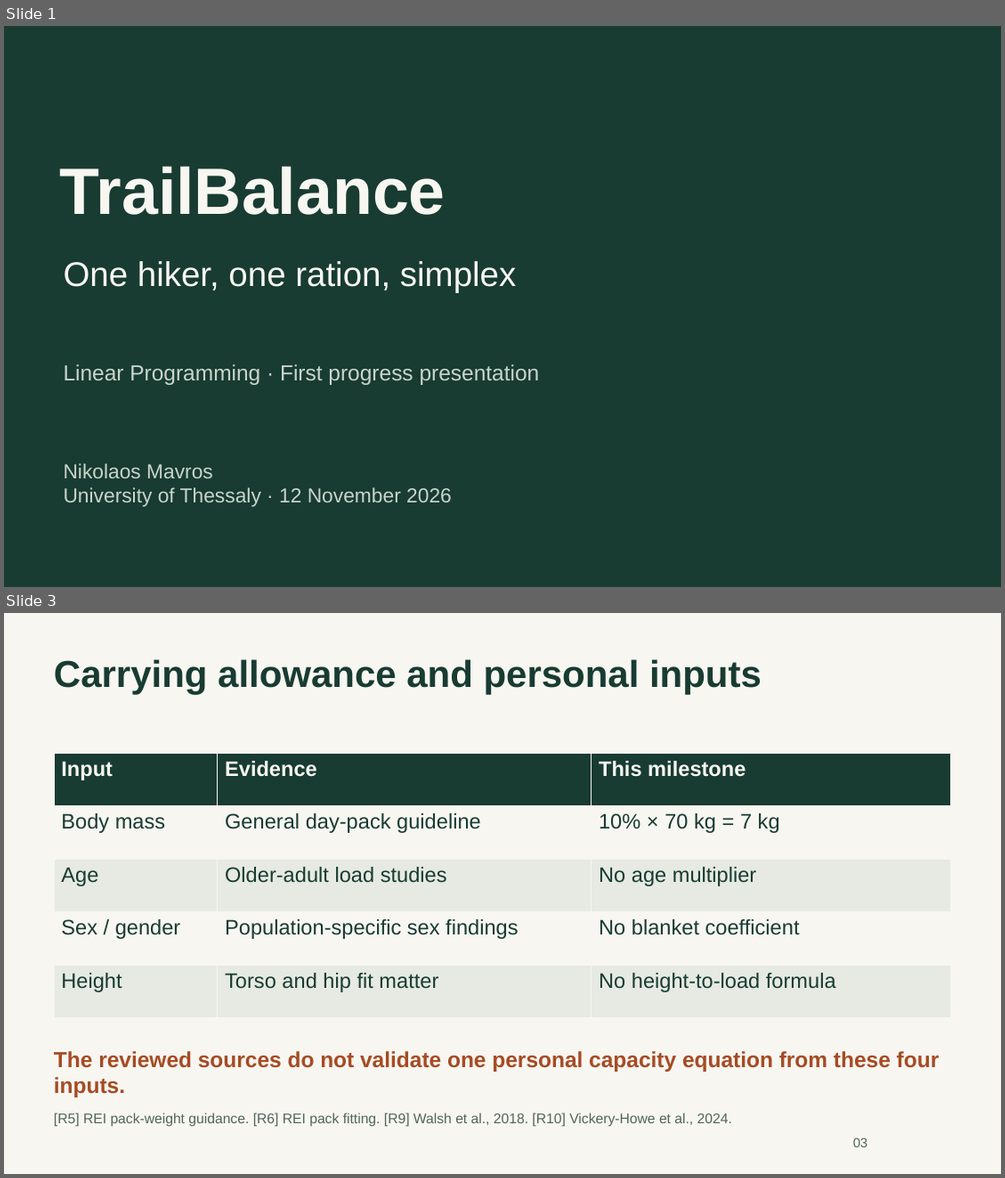
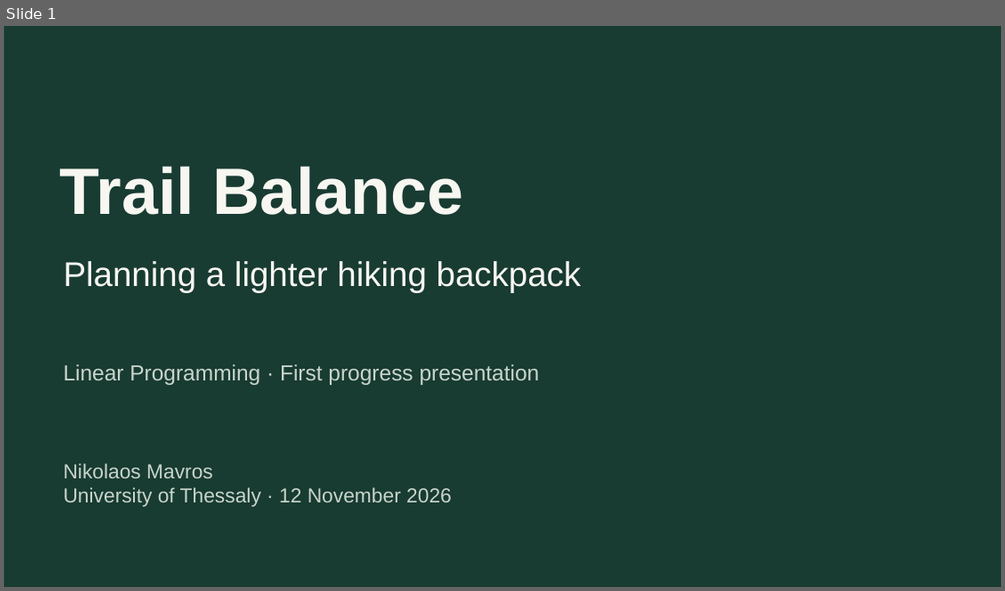
Before and after one commit to mavroul1s/TrailBalance, a slide deck: presentations/milestone-01/TrailBalance-Milestone-01.pptx. Shown one above the other, each under a label of ours: slides 1 and 3 before the commit, slide 1 after it; the slides between them are not shown. The pictures are 1005x1178 and 1005x591 pixels, drawn with LibreOffice and Linux fonts; fonts in the diff are those of the drawing. Boxes give left, top, right and bottom in pixels: in the first picture for what was removed or moved away, otherwise in the second. Text is boxed around its words. In the diff, an @@ line names an element or a change of style, - is before the commit and + after.

Commit message:
Focus Trail Balance presentation on the hiking problem and clarify notation

```diff
--- a/presentations/milestone-01/TrailBalance-Milestone-01.pptx
+++ b/presentations/milestone-01/TrailBalance-Milestone-01.pptx
@@ slide 3 removed at (x1=4, y1=613, x2=1001, y2=1174), background #F7F6F1 @@
@@ text removed at (x1=54, y1=659, x2=761, y2=695) @@
-Carrying allowance and personal inputs
@@ table removed at (x1=54, y1=754, x2=952, y2=1018), 5 rows, 3 columns @@
-Input | Evidence | This milestone
-Body mass | General day-pack guideline | 10% × 70 kg = 7 kg
-Age | Older-adult load studies | No age multiplier
-Sex / gender | Population-specific sex findings | No blanket coefficient
-Height | Torso and hip fit matter | No height-to-load formula
@@ text removed at (x1=54, y1=1051, x2=939, y2=1097) @@
-The reviewed sources do not validate one personal capacity equation from these four inputs.
@@ text removed at (x1=54, y1=1112, x2=732, y2=1127) @@
-[R5] REI pack-weight guidance. [R6] REI pack fitting. [R9] Walsh et al., 2018. [R10] Vickery-Howe et al., 2024.
@@ text removed at (x1=853, y1=1137, x2=868, y2=1147) @@
-03
@@ slide 1 changed as well @@
@@ text at (x1=60, y1=166, x2=463, y2=215): spaces changed @@
-TrailBalance
+Trail Balance
@@ text at (x1=64, y1=261, x2=582, y2=292): text changed @@
-One hiker, one ration, simplex
+Planning a lighter hiking backpack
```
Also in this commit, not shown: 9 other slides changed, 10 slides added, 7 other slides removed, 8 other files.
